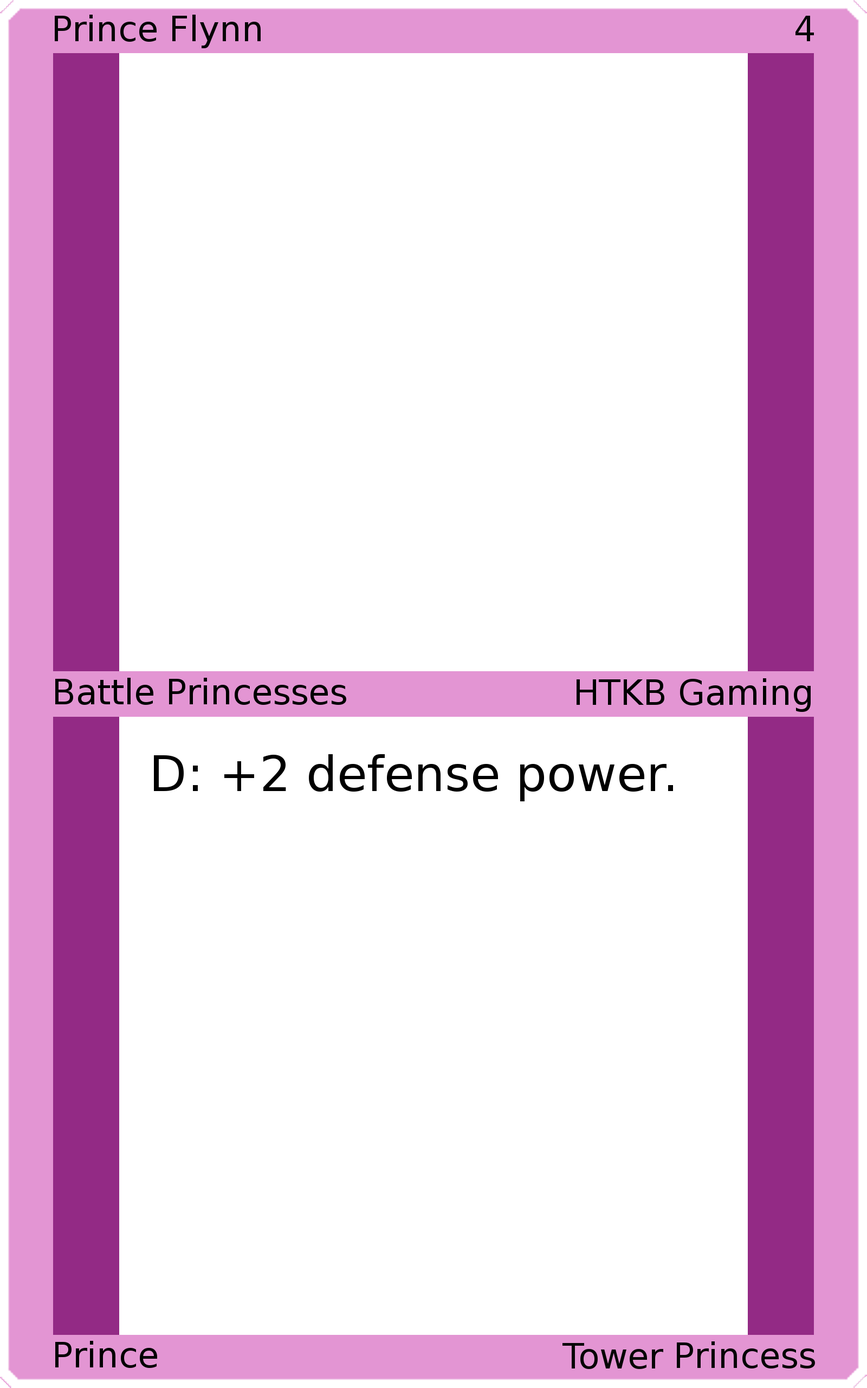
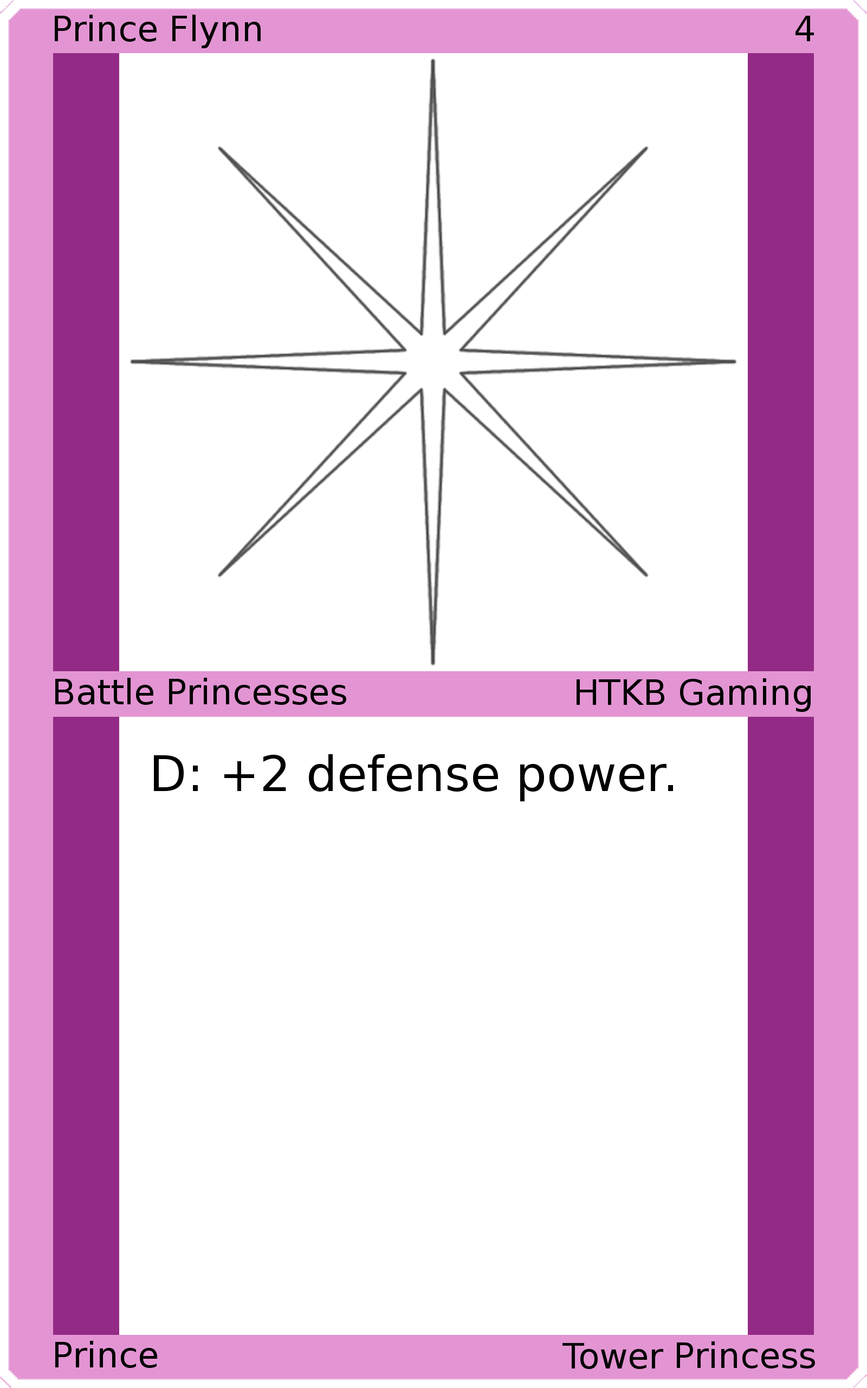
Layer changes from the first 867×1388 image to the second:
added layer "Art" above "Top Background" over [129, 57, 738, 666]
